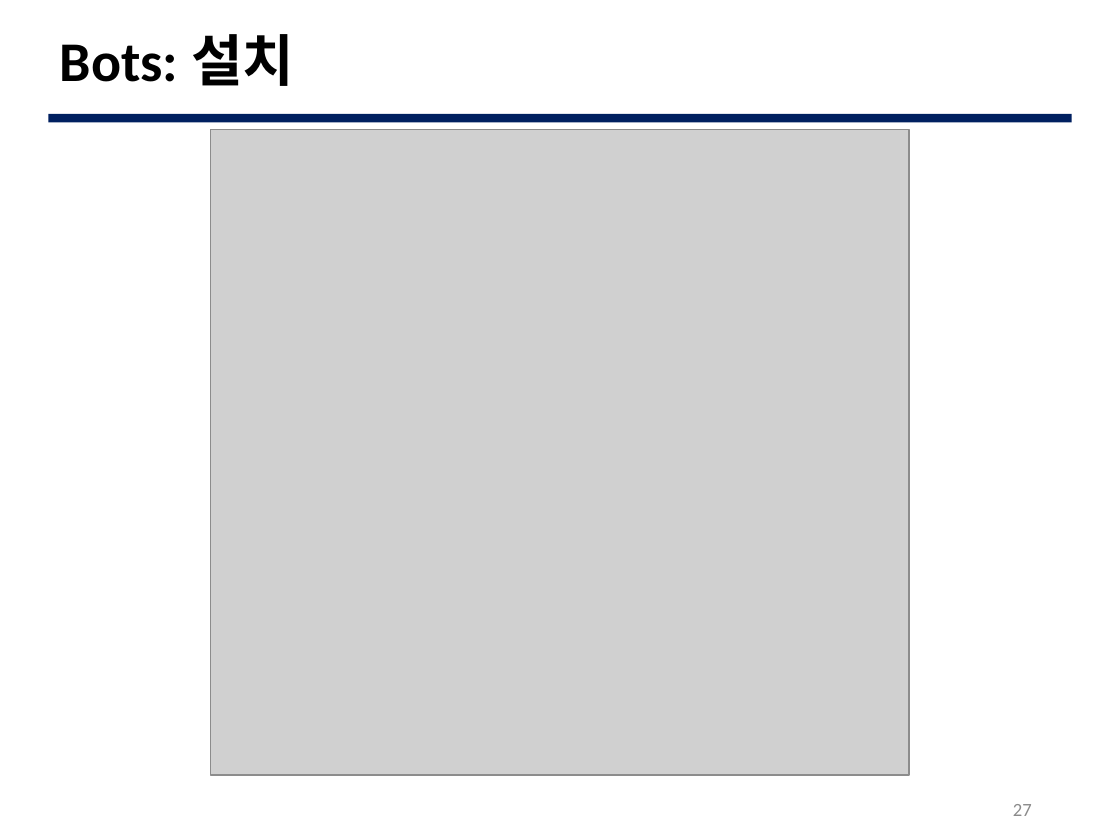
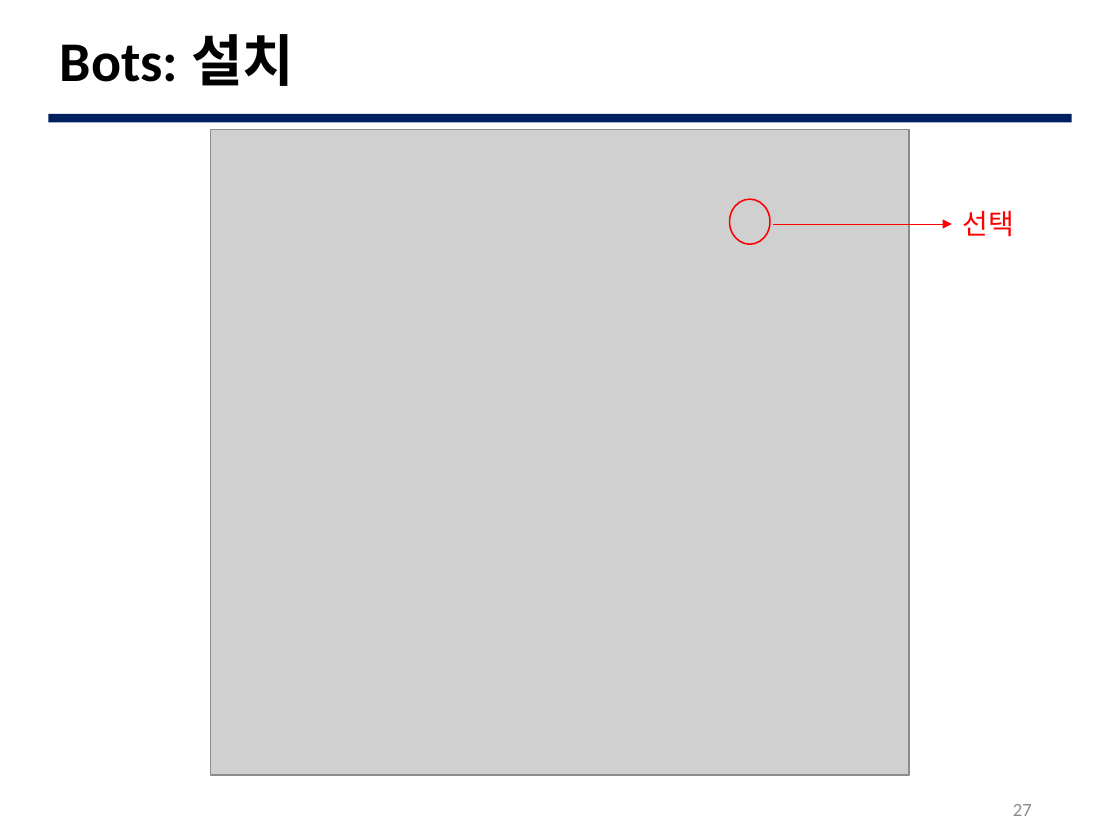
Before and after one commit to JBNU-JEduTools/osscourse, a slide deck: slide 27 of Slides/13. 개발 프로세스 실습 1.pptx. Drawn at 1120x840 pixels with LibreOffice and Linux fonts; fonts in the diff are those of the drawing; grey boxes stand for pictures; background and template pictures are left out. Boxes give left, top, right and bottom in pixels: in the first picture for what was removed or moved away, otherwise in the second. Text is boxed around its words. In the diff, an @@ line names an element or a change of style, - is before the commit and + after.

```diff
--- a/Slides/13. 개발 프로세스 실습 1.pptx
+++ b/Slides/13. 개발 프로세스 실습 1.pptx
@@ ellipse added at (729, 199, 769, 244), outline #FF0000 1 pt @@
@@ arrow added from (773, 224) to (952, 224), #FF0000 0.5 pt @@
@@ text added at (963, 211, 1015, 237), 18 pt, text #FF0000 @@
+선택
```
Also in this commit, not shown: 3 other slides changed, 1 slide added, 5 other files.
